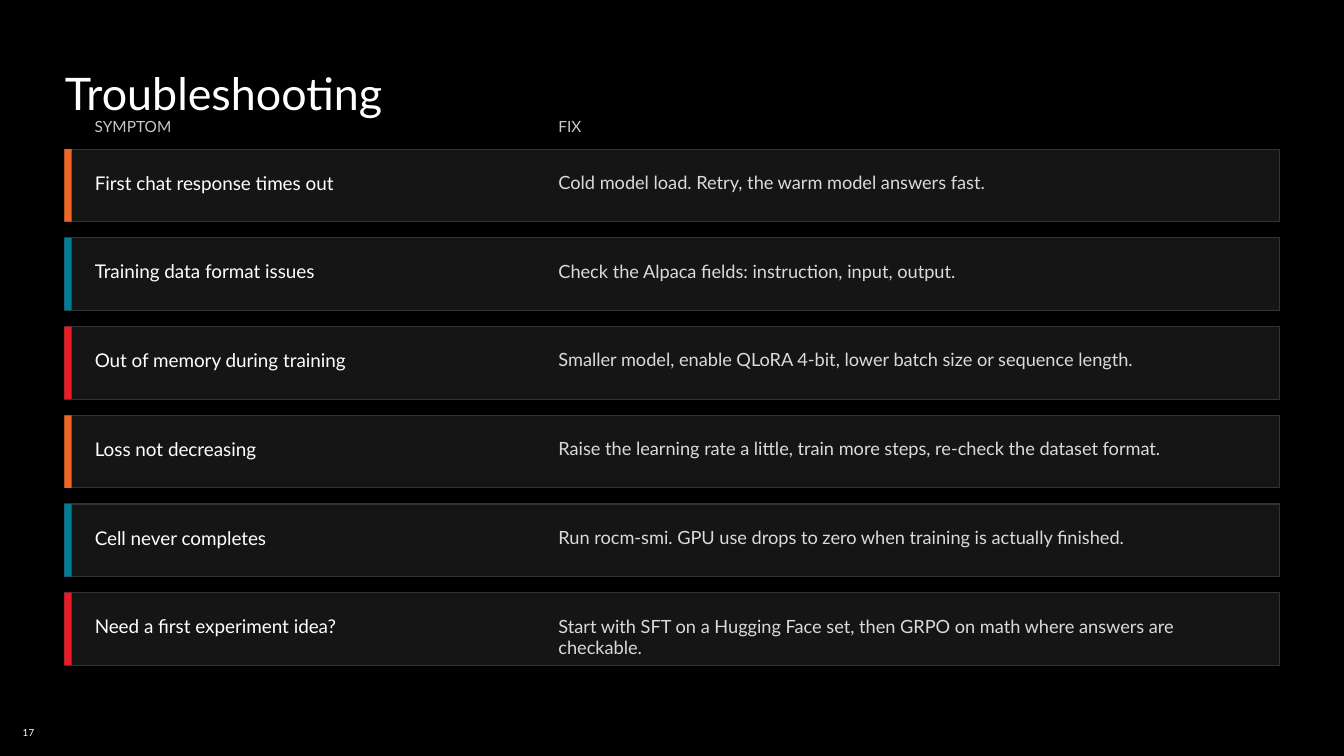
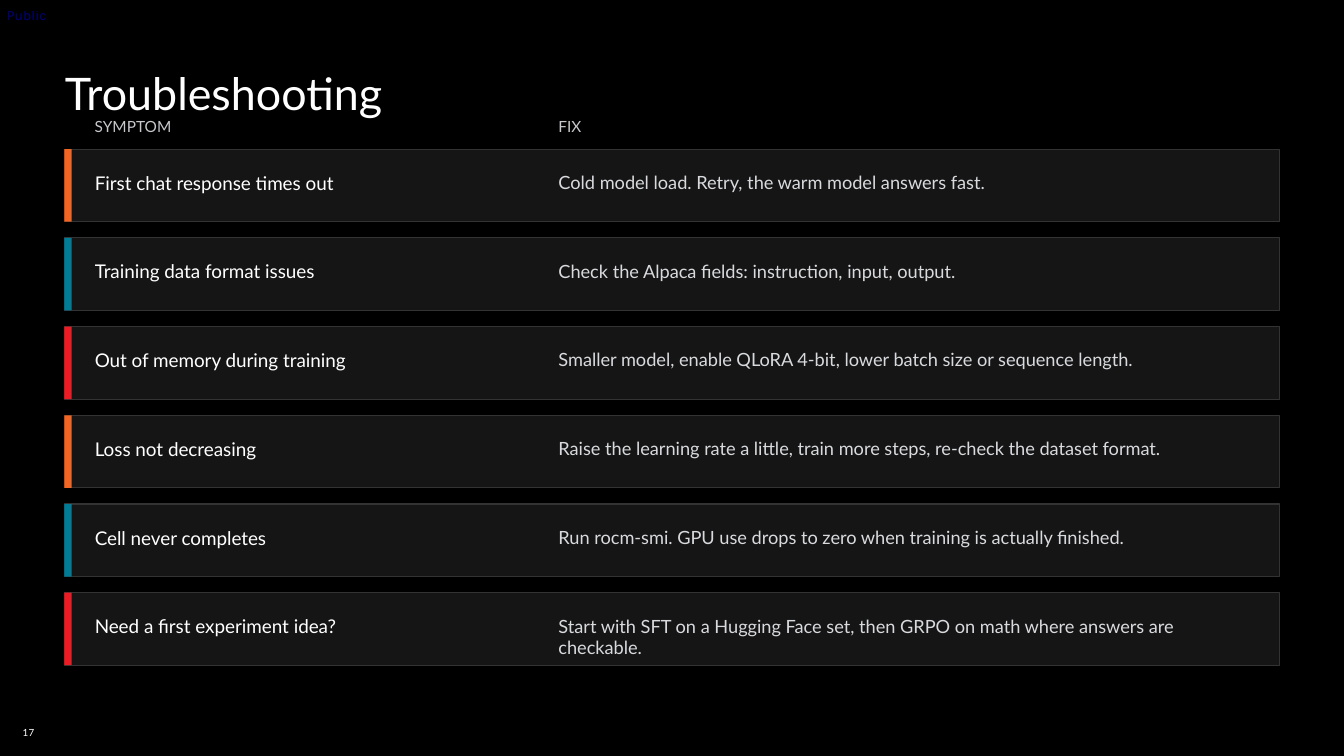
Before and after one commit to mkbhanda/Unsloth-RL-Workshop-on-Radeon, a slide deck: slide 17 of docs/AMD-Unsloth-GRPO-Fine-tuning1.pptx. Drawn at 1344x756 pixels with LibreOffice and Linux fonts; fonts in the diff are those of the drawing; background and template pictures are left out. Boxes give left, top, right and bottom in pixels: in the first picture for what was removed or moved away, otherwise in the second. Text is boxed around its words. In the diff, an @@ line names an element or a change of style, - is before the commit and + after.

```diff
--- a/docs/AMD-Unsloth-GRPO-Fine-tuning1.pptx
+++ b/docs/AMD-Unsloth-GRPO-Fine-tuning1.pptx
@@ text added at [7, 11, 47, 20], 10 pt, text #0000FF at 50% opacity @@
+Public
```
Also in this commit, not shown: 14 other slides changed, 1 other file.
